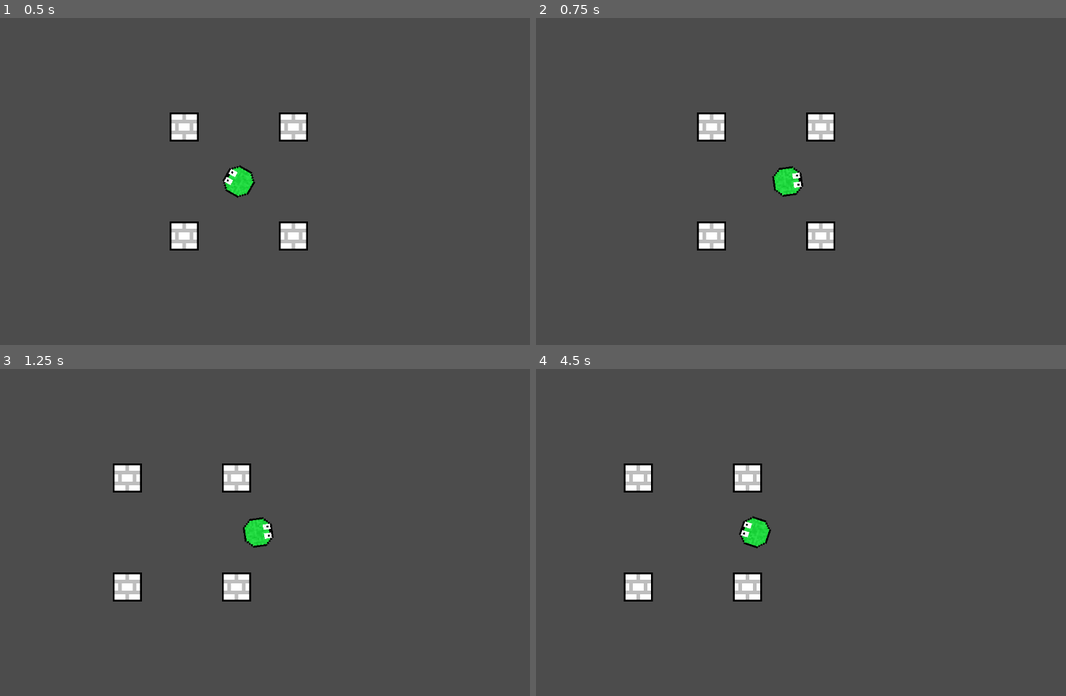
Above: before the commit, frames 1-4 (two rows, left to right).
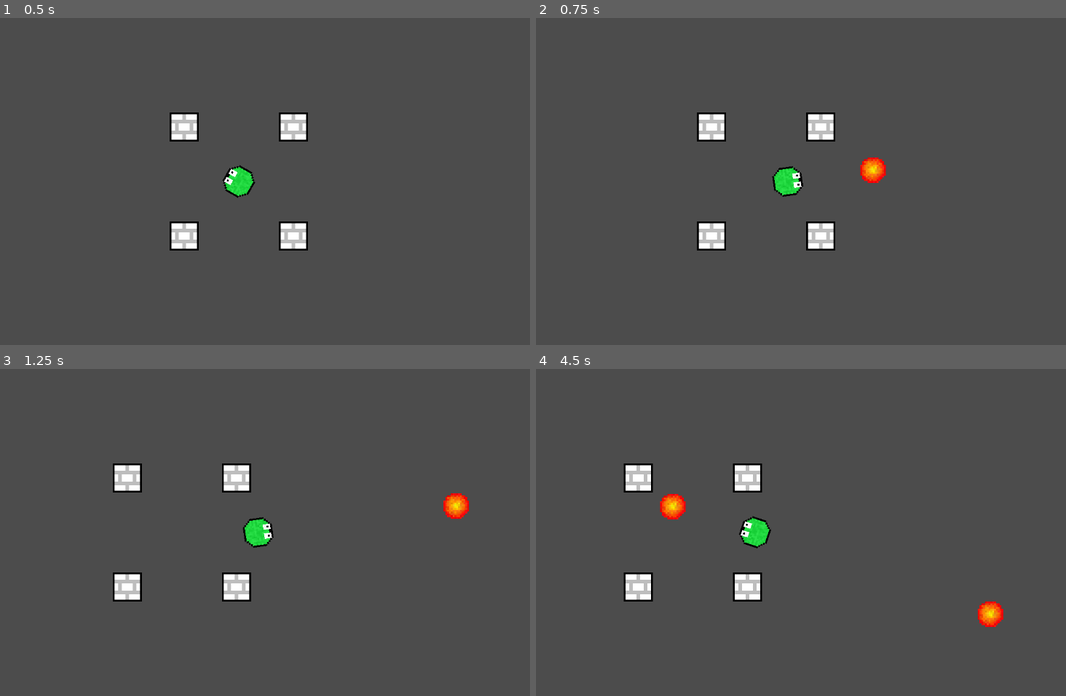
Above: after the commit, the same moments.

Repository: ubco-video-game-development-club/intro-to-godot
Game: Godot game, scene res://Scenes/Level.tscn
Two runs of this game, one before a commit and one after it. Both use one fixed random seed, a clock stepped at 60 frames per second and the inputs below. The project has no main scene, so this scene is started directly.
Inputs (mouse positions are in pixels of both pictures, inside the frame that each line leads up to):
- Up to frame 1 (0.5 s): no input
- Up to frame 2 (0.75 s): tap Enter at 0.5 s; move the mouse to (901, 165) at 0.52 s; hold D (move_right) from 0.53 s (still down); click (901, 165) at 0.6 s
- Up to frame 3 (1.25 s): keep holding D (move_right)
- Up to frame 4 (4.5 s): move the mouse to (657, 548) at 1.27 s; release D (move_right) at 1.28 s; hold S (move_down) 1.28-2.03 s; click (657, 548) at 1.35 s; move the mouse to (832, 460) at 2.02 s; hold D (move_right) 2.03-2.78 s; click (832, 460) at 2.1 s; move the mouse to (748, 597) at 2.77 s; hold W (move_up) 2.78-3.53 s; click (748, 597) at 2.85 s; move the mouse to (949, 581) at 3.52 s; hold A (move_left) from 3.53 s (still down); click (949, 581) at 3.6 s; move the mouse to (599, 483) at 4.27 s; click (599, 483) at 4.35 s

Frame 1 is identical in both runs. In frame 2, 0.3% of the frame differs, in the area x 61-67%, y 42-51%; in frame 3, 0.3%; in frame 4, 0.6%, in the area x 23-89%, y 38-79%.

Commit message:
Added shooting fireballs

Diff:
--- /dev/null
+++ b/reference-2/Scenes/Fireball.tscn
@@ -0,0 +1,18 @@
+[gd_scene load_steps=4 format=2]
+
+[ext_resource path="res://Sprites/fireball.png" type="Texture" id=1]
+[ext_resource path="res://Scripts/Fireball.gd" type="Script" id=2]
+
+[sub_resource type="CircleShape2D" id=1]
+radius = 7.0
+
+[node name="Fireball" type="RigidBody2D"]
+contacts_reported = 1
+contact_monitor = true
+script = ExtResource( 2 )
+
+[node name="Sprite" type="Sprite" parent="."]
+texture = ExtResource( 1 )
+
+[node name="Collider" type="CollisionShape2D" parent="."]
+shape = SubResource( 1 )
--- a/reference-2/Scenes/Level.tscn
+++ b/reference-2/Scenes/Level.tscn
@@ -1,8 +1,9 @@
-[gd_scene load_steps=6 format=2]
+[gd_scene load_steps=7 format=2]
 
 [ext_resource path="res://Sprites/worm.png" type="Texture" id=1]
 [ext_resource path="res://Scripts/Player.gd" type="Script" id=2]
 [ext_resource path="res://Sprites/bricks.png" type="Texture" id=3]
+[ext_resource path="res://Scenes/Fireball.tscn" type="PackedScene" id=4]
 
 [sub_resource type="CircleShape2D" id=1]
 radius = 8.0
@@ -14,6 +15,7 @@
 
 [node name="Player" type="KinematicBody2D" parent="."]
 script = ExtResource( 2 )
+bullet_prefab = ExtResource( 4 )
 
 [node name="Camera" type="Camera2D" parent="Player"]
 current = true
--- /dev/null
+++ b/reference-2/Scripts/Fireball.gd
@@ -0,0 +1,5 @@
+extends RigidBody2D
+
+func _physics_process(_delta):
+	if len(self.get_colliding_bodies()) > 0:
+		self.queue_free()
--- a/reference-2/Scripts/Player.gd
+++ b/reference-2/Scripts/Player.gd
@@ -2,17 +2,26 @@
 
 export(float) var move_speed = 64
 export(float) var rot_offset_degrees = 90
+export(PackedScene) var bullet_prefab
 
 onready var sprite = $Sprite
 onready var rot_offset = deg2rad(rot_offset_degrees)
 
 func _physics_process(_delta):
 	var movement = get_movement() * move_speed
-	var _v = self.move_and_slide(movement)
+	var v = self.move_and_slide(movement)
 
 	# Make player face the mouse
 	var rotation = get_rotation()
 	sprite.rotation = rotation
+
+	# Shooting
+	if Input.is_action_just_pressed("player_shoot"):
+		var bullet = bullet_prefab.instance()
+		var dir = Vector2.UP.rotated(rotation)
+		bullet.position = self.global_position + dir * 32
+		bullet.linear_velocity = dir * 128.0 + v
+		get_tree().get_root().add_child(bullet)
 
 	# Round position to avoid in-between pixel jitter
 	var pos = self.position
--- a/reference-2/project.godot
+++ b/reference-2/project.godot
@@ -42,6 +42,11 @@
 "events": [ Object(InputEventKey,"resource_local_to_scene":false,"resource_name":"","device":0,"alt":false,"shift":false,"control":false,"meta":false,"command":false,"pressed":false,"scancode":83,"unicode":0,"echo":false,"script":null)
  ]
 }
+player_shoot={
+"deadzone": 0.5,
+"events": [ Object(InputEventMouseButton,"resource_local_to_scene":false,"resource_name":"","device":0,"alt":false,"shift":false,"control":false,"meta":false,"command":false,"button_mask":0,"position":Vector2( 0, 0 ),"global_position":Vector2( 0, 0 ),"factor":1.0,"button_index":1,"pressed":false,"doubleclick":false,"script":null)
+ ]
+}
 
 [physics]
 
Binary file added: reference-2/Sprites/fireball.png
Not shown, added: reference-2/Sprites/fireball.png.import
